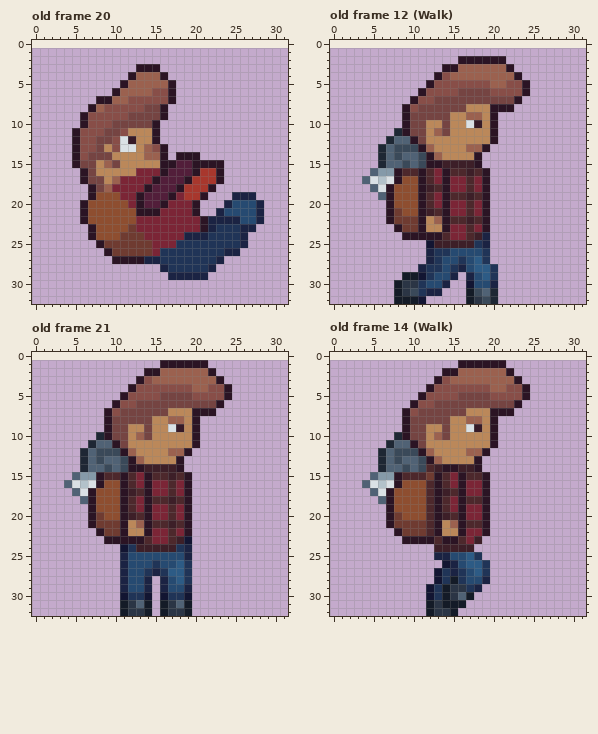
File history of a pixel-art file, Aseprite/Leroy.ase. The picture above is the old version.
32x32 pixels, 21 frames. Colours within 5 levels of each other are drawn and written as one. Shown: old frame 20, old frame 12 (Walk), old frame 21, old frame 14 (Walk). The old version is drawn lined up with the new one, on the new canvas. The commit also changed other frames, which this record leaves out.
And afterwards:
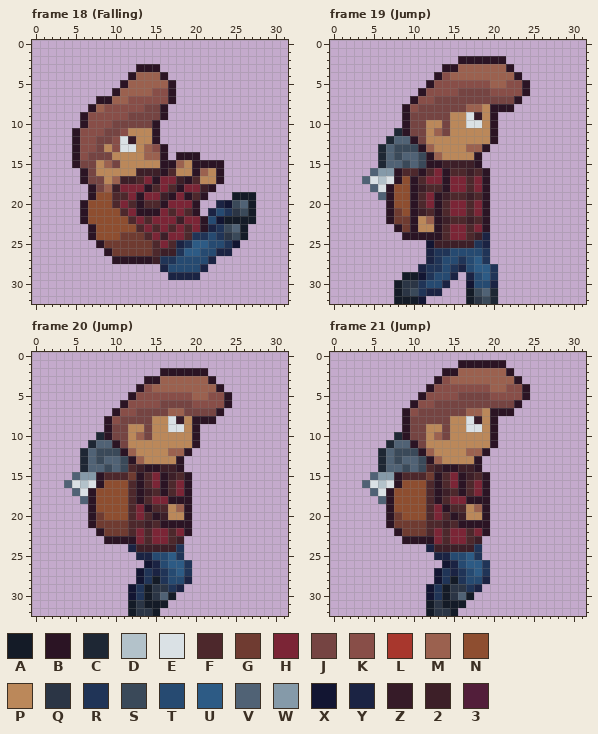
Palette (. is transparent): A #141b27  B #2b1424  C #1e2734  D #b3c2ca  E #dae1e5  F #4d282c  G #6f3b31  H #7b2536  J #754442  K #884e48  L #a8372d  M #9b614f  N #8e4e30  P #bb885a  Q #2b3545  R #203457  S #3a4959  T #264a71  U #2d5b85  V #506275  W #859aa9  X #121532  Y #1b2343  Z #361b28  2 #3d1f28  3 #521e3a
A new or re-ordered frame is compared with the old frame closest to it.
Edits made:
canvas 32x32 -> 32x33, the old top-left corner now at 0,1
frames 21 -> 24
frames re-ordered
Changed rows in their new state; - is an unchanged pixel.
Frame 18 (Falling) against old frame 20:
first column x 10:
15 --------MP---------
16 ---222-FPP-MP------
17 -22F--HH2-FPP------
18 2----FHF-HH2-------
19 FF--HH2--BF----AAA-
20 FHF-FF-------YXSVA.
21 -FH----F-F--YTRQSA.
22 --F-F---2---TXAAAA.
23 --NF-F-F-F----SVA.-
24 ----F-2--FRRT-QSA--
25 -----F-FY-UUTT-X.--
26 -----F22-UUTTY-.---
27 ----B2--TTTTY.-----
28 -------TTTTY.------
29 -----------.-------
Frame 19 (Jump) against old frame 12 (Walk):
first column x 17:
 8 MM
 9 EZ
10 -E
first column x 10:
17 BFH--
18 B2F--
19 BFHB2
20 BFHBF
21 B2FBF
22 BPMB2
23 BP-BF
Frame 20 (Jump) against old frame 21:
first column x 9:
 1 -------......---
 2 -----..BBBBBB.--
 3 ----.BB------B.-
 4 ---.B-MMMMM--MB.
 5 --.B---KKKKMM---
 6 -.B-KKK----KKKKB
 7 .BKK----MMJJJJB-
 8 -K------EZ--BB--
 9 ---------E------
first column x 11:
14 -F2BB----
15 FGBFHB---
16 N-BF-B---
17 NFB2FB---
18 N-BFHHBB-
19 N---FFPM-
20 NFHFB2PP-
21 GFF2-BBB-
22 GFHF-----
23 --H-----.
24 .Y------.
25 ..YY--UR.
26 ...XY-U--
27 ..X---T--
28 ..XRAR-TY
29 .XRAQQRY.
30 .X-AQVA..
31 .AQ-A-...
32 .A-QA....
Frame 21 (Jump) is new; against old frame 14 (Walk):
first column x 17:
 7 MM
 8 EZ
 9 -E
first column x 12:
15 -----2-
16 -----F-
17 -----F-
18 ----HBB
19 -HBFFPM
20 -HFB2PP
21 -F2F-BB
22 -HFHHF-
23 -HFHHF-
24 Y-----R
Where, in picture pixels (left, top, right, bottom), the same in both pictures:
changed: (112, 160, 264, 280)
changed: (466, 104, 482, 128)
changed: (410, 176, 450, 232)
changed: (104, 360, 232, 616)
changed: (466, 408, 482, 432)
changed: (426, 472, 482, 552)
